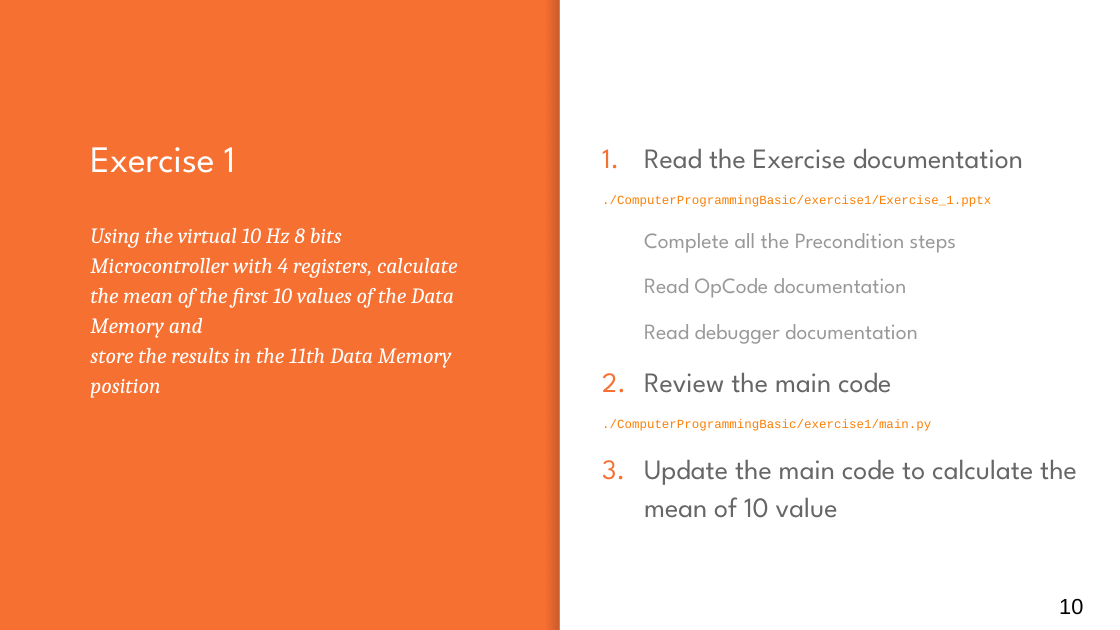
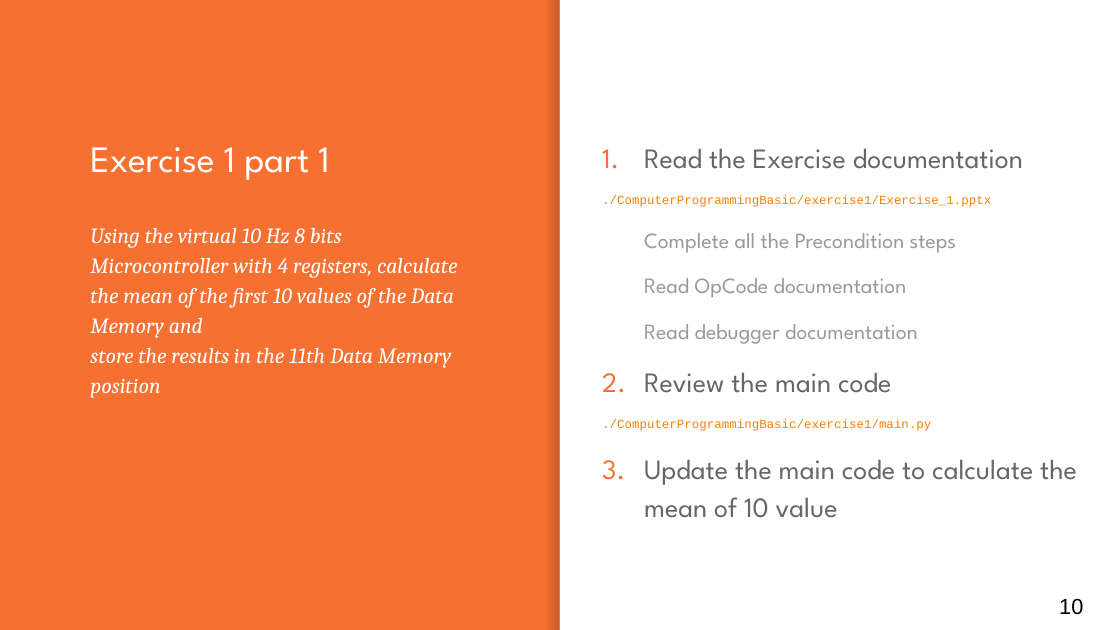
Before and after one commit to antfin/ComputerProgrammingBasic, a slide deck: slide 10 of lessons/Lesson_1.pptx. Drawn at 1120x630 pixels with LibreOffice and Linux fonts; fonts in the diff are those of the drawing. Boxes give left, top, right and bottom in pixels: in the first picture for what was removed or moved away, otherwise in the second. Text is boxed around its words. In the diff, an @@ line names an element or a change of style, - is before the commit and + after.

Commit message:
Completed lesson and exercise 2

```diff
--- a/lessons/Lesson_1.pptx
+++ b/lessons/Lesson_1.pptx
@@ title at (90,147,329,180): text changed @@
-Exercise 1
+Exercise 1 part 1
```
Also in this commit, not shown: 1 other slide changed, 7 other files.
